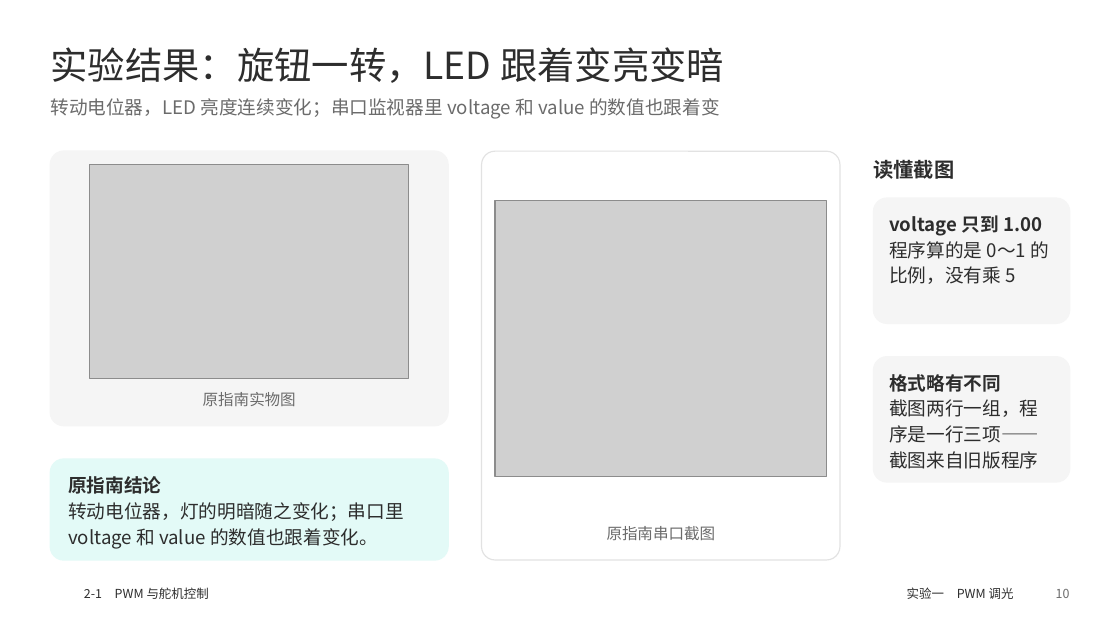
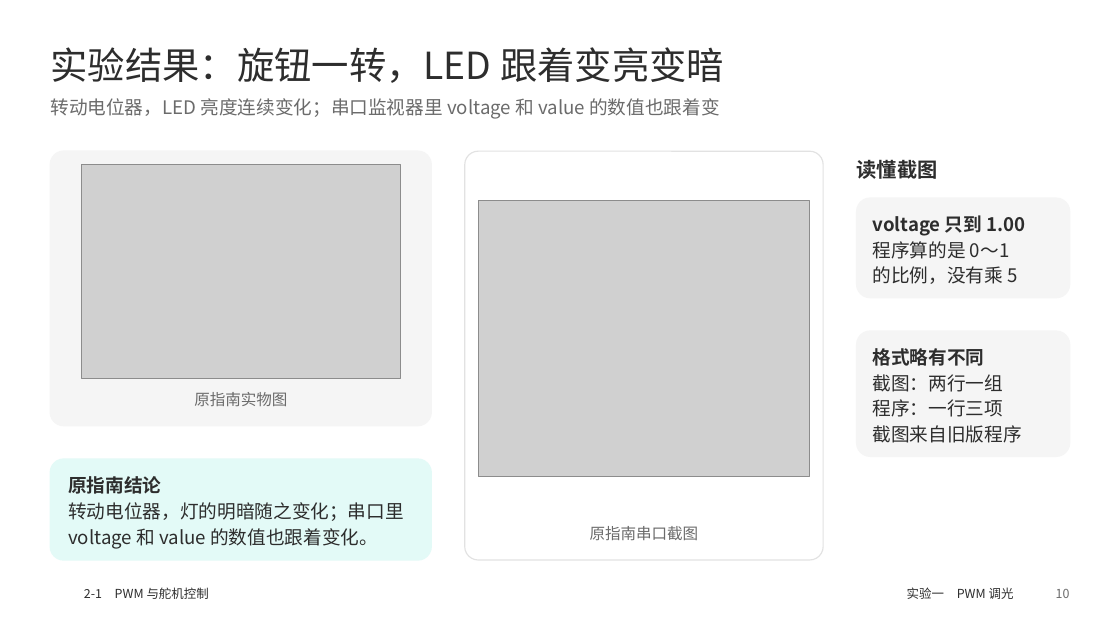
Before and after one commit to memoryzm214/Ericzm214, a slide deck: slide 10 of arduino-ppt/output/2-1_PWM_RGB呼吸灯_舵机_摇杆.pptx. Drawn at 1120x630 pixels with LibreOffice and Linux fonts; fonts in the diff are those of the drawing; grey boxes stand for pictures; background and template pictures are left out. Boxes give left, top, right and bottom in pixels: in the first picture for what was removed or moved away, otherwise in the second. Text is boxed around its words. In the diff, an @@ line names an element or a change of style, - is before the commit and + after.

```diff
--- a/arduino-ppt/output/2-1_PWM_RGB呼吸灯_舵机_摇杆.pptx
+++ b/arduino-ppt/output/2-1_PWM_RGB呼吸灯_舵机_摇杆.pptx
@@ rounded rectangle: place and size @@
-rounded rectangle at bbox=[50, 151, 448, 426]
+rounded rectangle at bbox=[50, 151, 431, 426]
@@ picture: place and size @@
-picture at bbox=[90, 165, 409, 379]
+picture at bbox=[82, 165, 401, 379]
@@ 1 picture, 1 text, 1 rounded rectangle: place and size @@
-1 picture, 1 text, 1 rounded rectangle at bbox=[482, 151, 840, 560]
+1 picture, 1 text, 1 rounded rectangle at bbox=[465, 151, 823, 560]
@@ text "读懂截图": place and size @@
-text "读懂截图" at bbox=[874, 156, 955, 183]
+text "读懂截图" at bbox=[857, 156, 938, 183]
@@ rounded rectangle: place and size @@
-rounded rectangle at bbox=[874, 198, 1070, 324]
+rounded rectangle at bbox=[857, 198, 1070, 298]
@@ rounded rectangle at bbox=[857, 198, 1070, 298]: proportions changed @@
@@ text "voltage 只到 1.00": place and size @@
-text "voltage 只到 1.00" at bbox=[889, 215, 1049, 284]
+text "voltage 只到 1.00" at bbox=[872, 215, 1026, 284]
@@ text at bbox=[872, 241, 1017, 284]: text changed @@
-程序算的是 0～1 的比例，没有乘 5
+程序算的是 0～1
+的比例，没有乘 5
@@ rounded rectangle: place and size @@
-rounded rectangle at bbox=[874, 357, 1070, 483]
+rounded rectangle at bbox=[857, 332, 1070, 457]
@@ text "格式略有不同": place and size @@
-text "格式略有不同" at bbox=[889, 374, 1038, 469]
+text "格式略有不同" at bbox=[872, 348, 1021, 443]
@@ text "原指南实物图": place and size @@
-text "原指南实物图" at bbox=[203, 392, 296, 406]
+text "原指南实物图" at bbox=[194, 392, 287, 406]
@@ text at bbox=[872, 374, 1021, 443]: text changed @@
-截图两行一组，程序是一行三项——截图来自旧版程序
+截图：两行一组
+程序：一行三项
+截图来自旧版程序
@@ rounded rectangle: place and size @@
-rounded rectangle at bbox=[50, 459, 448, 560]
+rounded rectangle at bbox=[50, 459, 431, 560]
```
Also in this commit, not shown: 10 other slides changed, 3 other files.
